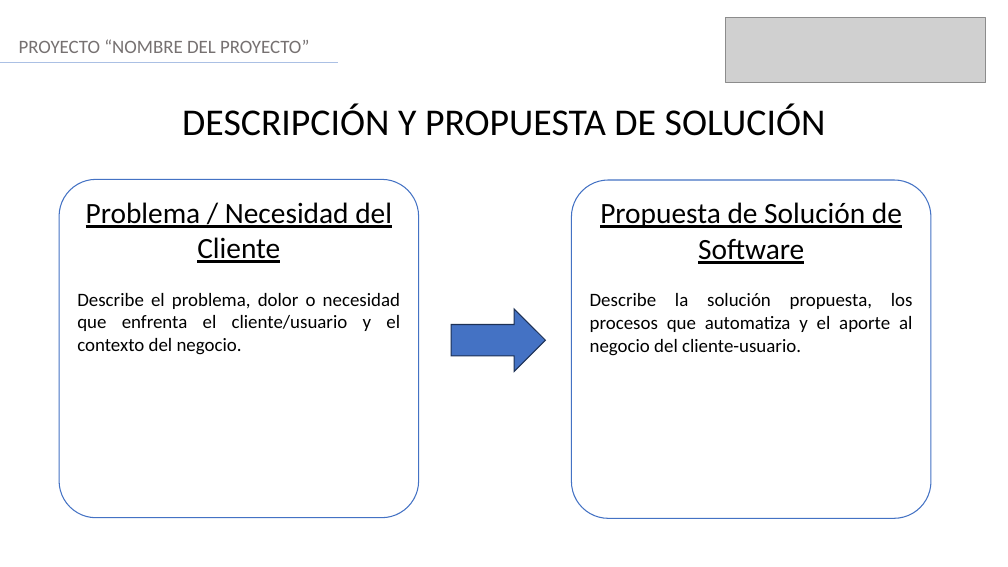
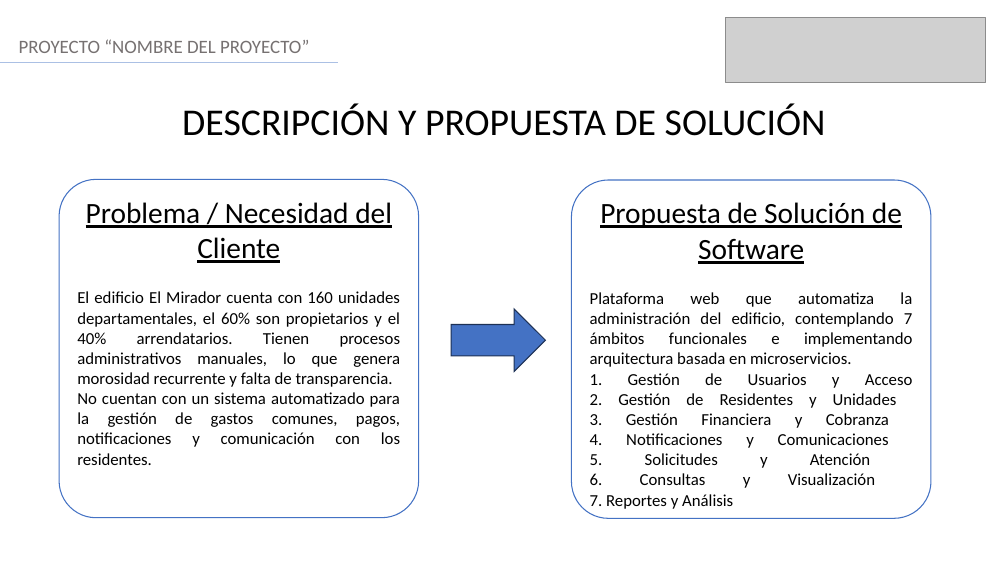
Before and after one commit to jaraantonio/RQY1102-CastilloJaraSoto-ET, a slide deck: slide 3 of 01_Presentacion_Final.ppt. Drawn at 1008x567 pixels with LibreOffice and Linux fonts; fonts in the diff are those of the drawing; grey boxes stand for pictures. Boxes give left, top, right and bottom in pixels: in the first picture for what was removed or moved away, otherwise in the second. Text is boxed around its words. In the diff, an @@ line names an element or a change of style, - is before the commit and + after.

```diff
--- a/01_Presentacion_Final.ppt
+++ b/01_Presentacion_Final.ppt
@@ text in rounded rectangle at box(77, 291, 401, 465): text changed; size 18 to 16 pt @@
-Describe el problema, dolor o necesidad que enfrenta el cliente/usuario y el contexto del negocio.
+El edificio El Mirador cuenta con 160 unidades departamentales, el 60% son propietarios y el 40% arrendatarios. Tienen procesos administrativos manuales, lo que genera morosidad recurrente y falta de transparencia.
+No cuentan con un sistema automatizado para la gestión de gastos comunes, pagos, notificaciones y comunicación con los residentes.
@@ text in rounded rectangle at box(590, 292, 913, 509): text changed; size 18 to 16 pt @@
-Describe la solución propuesta, los procesos que automatiza y el aporte al negocio del cliente-usuario.
+Plataforma web que automatiza la administración del edificio, contemplando 7 ámbitos funcionales e implementando arquitectura basada en microservicios.
+1. Gestión de Usuarios y Acceso
+2. Gestión de Residentes y Unidades
+3. Gestión Financiera y Cobranza
+4. Notificaciones y Comunicaciones
+5. Solicitudes y Atención
+6. Consultas y Visualización
+7. Reportes y Análisis
```
Also in this commit, not shown: 12 other slides changed, 7 slides added.
